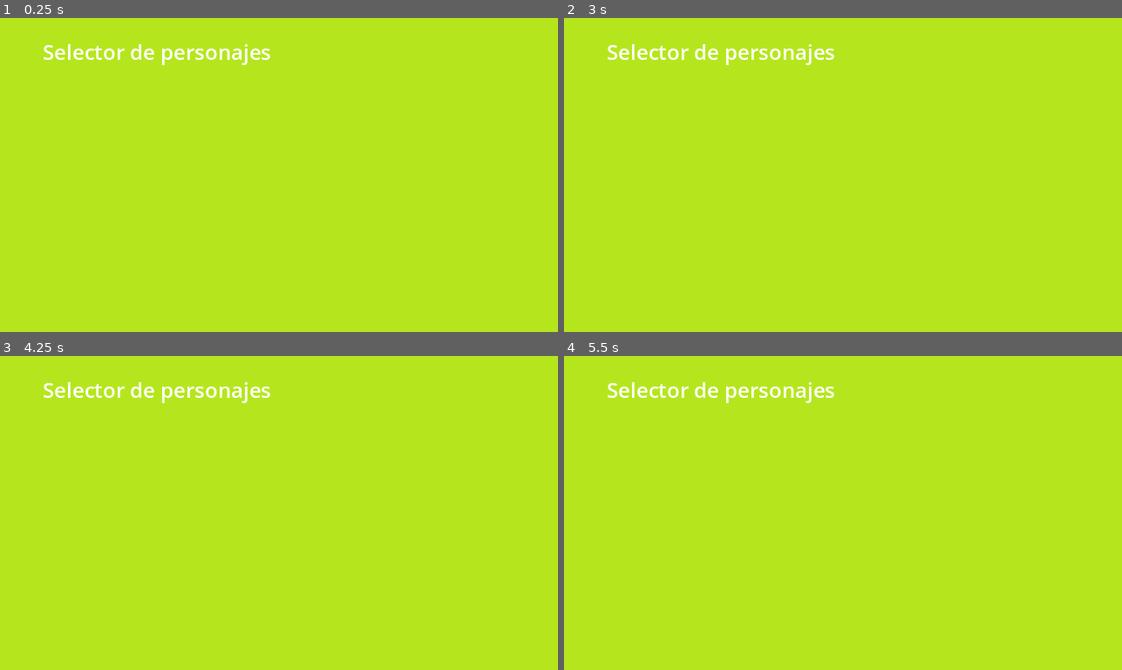
Above: before the commit, frames 1-4 (two rows, left to right).
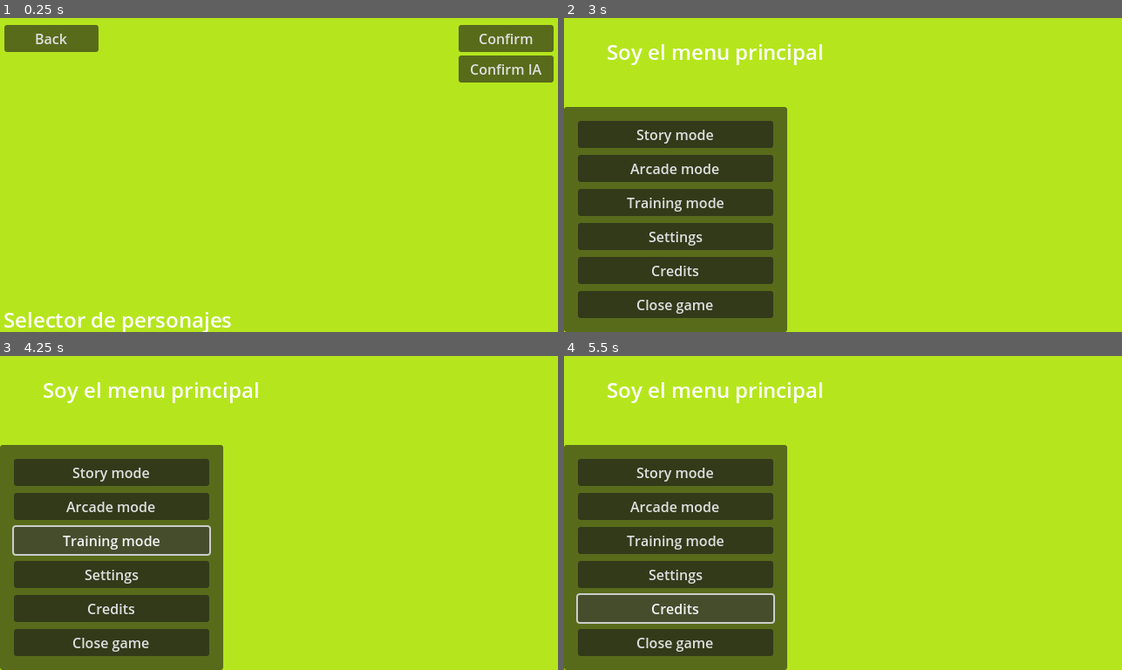
Above: after the commit, the same moments.

Repository: kevinesaa/edge-combat
Game: Godot game, scene res://character-selector/character_selector.tscn
Two runs of this game, one before a commit and one after it. Both use one fixed random seed, a clock stepped at 60 frames per second and the inputs below. This scene is started directly instead of the project's main scene.
Inputs (mouse positions are in pixels of both pictures, inside the frame that each line leads up to):
- Up to frame 1 (0.25 s): no input
- Up to frame 2 (3 s): click (614, 39) at 0.5 s, where only the run after the commit has a clickable "Back"; click (1071, 39) at 1.25 s, where only the run after the commit has a clickable "Confirm"; click (1071, 39) at 2 s, where only the run after the commit has a clickable "Confirm"; click (1071, 68) at 2.75 s, where only the run after the commit has a clickable "Confirm IA"
- Up to frame 3 (4.25 s): click (111, 541) at 3.5 s, where only the run after the commit has a clickable "Training mode"
- Up to frame 4 (5.5 s): click (675, 575) at 4.25 s, where only the run after the commit has a clickable "Settings"; click (675, 607) at 5 s, where only the run after the commit has a clickable "Credits"

The runs differ from the first frame. In frame 1, 5.9% of the frame differs, in the area x 0-100%, y 2-100%; in frame 2, 30%, in the area x 0-49%, y 8-100%; in frame 3, 30%; in frame 4, 30%.

Commit message:
feat: back to main menu from character selector

Diff:
--- /dev/null
+++ b/character-selector/CharacterSelector.gd
@@ -0,0 +1,30 @@
+extends Node2D
+
+const MAIN_MENU_SCENE_PATH:String = "res://main-menu/main_menu_scene.tscn"
+
+@onready var change_scene_controller_node:ChangeSceneController = $changeSceneController_Node
+
+func on_android_back_press_key_listener() -> void:
+	pass
+
+func on_back_press_click_listener() -> void:
+
+	if(!change_scene_controller_node.is_loading_next_scene):
+
+		change_scene_controller_node.path_to_next_scene = MAIN_MENU_SCENE_PATH
+		change_scene_controller_node.load_next_scene()
+		(change_scene_controller_node
+			.progressing_loading_scene_completed
+			.connect(
+				func():change_scene_controller_node.change_scene()
+			)
+		)
+
+func on_confirm_character_click_listener() -> void:
+	pass
+
+func on_confirm_ia_character_click_listener() -> void:
+	pass
+
+func _ready() -> void:
+	change_scene_controller_node.debug_loading = true
--- a/character-selector/character_selector.tscn
+++ b/character-selector/character_selector.tscn
@@ -1,8 +1,11 @@
-[gd_scene load_steps=2 format=3 uid="uid://dbes7ks78tifj"]
+[gd_scene load_steps=4 format=3 uid="uid://dbes7ks78tifj"]
 
 [ext_resource type="Texture2D" uid="uid://cg1om34eqscpe" path="res://_placeholders/main_menu_background.png" id="1_h33f0"]
+[ext_resource type="Script" uid="uid://cs7uod58crab5" path="res://character-selector/CharacterSelector.gd" id="1_mv477"]
+[ext_resource type="Script" uid="uid://qogeq311e7v2" path="res://_commons/scripts/ChangeSceneController.gd" id="3_tonqw"]
 
 [node name="CharacterSelector_node" type="Node2D"]
+script = ExtResource("1_mv477")
 
 [node name="Node" type="Node" parent="."]
 
@@ -11,10 +14,99 @@
 texture = ExtResource("1_h33f0")
 
 [node name="Label" type="Label" parent="Node"]
-offset_left = 49.0
-offset_top = 22.0
-offset_right = 215.0
-offset_bottom = 45.0
+offset_left = 4.0
+offset_top = 329.0
+offset_right = 266.0
+offset_bottom = 363.0
 theme_override_font_sizes/font_size = 24
 text = "Selector de personajes"
 metadata/_edit_use_anchors_ = true
+
+[node name="changeSceneController_Node" type="Node" parent="."]
+script = ExtResource("3_tonqw")
+
+[node name="CanvasLayer" type="CanvasLayer" parent="."]
+
+[node name="HBoxContainer" type="HBoxContainer" parent="CanvasLayer"]
+anchors_preset = 15
+anchor_right = 1.0
+anchor_bottom = 1.0
+grow_horizontal = 2
+grow_vertical = 2
+
+[node name="leftContainerControl" type="Control" parent="CanvasLayer/HBoxContainer"]
+layout_mode = 2
+size_flags_horizontal = 3
+size_flags_stretch_ratio = 0.3
+
+[node name="MarginContainer" type="MarginContainer" parent="CanvasLayer/HBoxContainer/leftContainerControl"]
+layout_mode = 1
+anchors_preset = 10
+anchor_right = 1.0
+offset_bottom = 8.0
+grow_horizontal = 2
+theme_override_constants/margin_left = 5
+theme_override_constants/margin_top = 8
+theme_override_constants/margin_right = 5
+
+[node name="VBoxContainer" type="VBoxContainer" parent="CanvasLayer/HBoxContainer/leftContainerControl/MarginContainer"]
+layout_mode = 2
+
+[node name="back_Button" type="Button" parent="CanvasLayer/HBoxContainer/leftContainerControl/MarginContainer/VBoxContainer"]
+layout_mode = 2
+text = "Back"
+
+[node name="VBoxContainer" type="VBoxContainer" parent="CanvasLayer/HBoxContainer"]
+layout_mode = 2
+size_flags_horizontal = 3
+
+[node name="topSeparatorControl" type="Control" parent="CanvasLayer/HBoxContainer/VBoxContainer"]
+layout_mode = 2
+size_flags_vertical = 3
+size_flags_stretch_ratio = 0.1
+
+[node name="MarginContainer" type="MarginContainer" parent="CanvasLayer/HBoxContainer/VBoxContainer"]
+layout_mode = 2
+size_flags_vertical = 3
+theme_override_constants/margin_left = 5
+theme_override_constants/margin_top = 5
+theme_override_constants/margin_right = 5
+theme_override_constants/margin_bottom = 5
+
+[node name="CenterContainer" type="CenterContainer" parent="CanvasLayer/HBoxContainer/VBoxContainer/MarginContainer"]
+layout_mode = 2
+
+[node name="bottomSeparatorControl" type="Control" parent="CanvasLayer/HBoxContainer/VBoxContainer"]
+layout_mode = 2
+size_flags_vertical = 3
+size_flags_stretch_ratio = 0.1
+
+[node name="rigthContainerControl" type="Control" parent="CanvasLayer/HBoxContainer"]
+layout_mode = 2
+size_flags_horizontal = 3
+size_flags_stretch_ratio = 0.3
+
+[node name="MarginContainer" type="MarginContainer" parent="CanvasLayer/HBoxContainer/rigthContainerControl"]
+layout_mode = 1
+anchors_preset = 10
+anchor_right = 1.0
+offset_bottom = 8.0
+grow_horizontal = 2
+theme_override_constants/margin_left = 5
+theme_override_constants/margin_top = 8
+theme_override_constants/margin_right = 5
+
+[node name="VBoxContainer" type="VBoxContainer" parent="CanvasLayer/HBoxContainer/rigthContainerControl/MarginContainer"]
+layout_mode = 2
+
+[node name="confirm_Button" type="Button" parent="CanvasLayer/HBoxContainer/rigthContainerControl/MarginContainer/VBoxContainer"]
+layout_mode = 2
+text = "Confirm"
+
+[node name="confirm_ia_Button" type="Button" parent="CanvasLayer/HBoxContainer/rigthContainerControl/MarginContainer/VBoxContainer"]
+layout_mode = 2
+text = "Confirm IA"
+
+[connection signal="pressed" from="CanvasLayer/HBoxContainer/leftContainerControl/MarginContainer/VBoxContainer/back_Button" to="." method="on_back_press_click_listener"]
+[connection signal="pressed" from="CanvasLayer/HBoxContainer/rigthContainerControl/MarginContainer/VBoxContainer/confirm_Button" to="." method="on_confirm_character_click_listener"]
+[connection signal="pressed" from="CanvasLayer/HBoxContainer/rigthContainerControl/MarginContainer/VBoxContainer/confirm_ia_Button" to="." method="on_confirm_ia_character_click_listener"]
--- a/main-menu/scripts/MainMenuController.gd
+++ b/main-menu/scripts/MainMenuController.gd
@@ -20,7 +20,7 @@
 			)
 		)
 
-func on_training_mode_click_listener()-> void:
+func on_training_mode_click_listener() -> void:
 
 	if(!change_scene_controller_node.is_loading_next_scene):
 
@@ -33,13 +33,13 @@
 			)
 		)
 
-func on_setting_click_listener()-> void:
+func on_setting_click_listener() -> void:
 	pass
 
-func on_credits_click_listener()-> void:
+func on_credits_click_listener() -> void:
 	pass
 
-func on_exit_click_listener()-> void:
+func on_exit_click_listener() -> void:
 	get_tree().quit()
 
 
Not shown, added: character-selector/CharacterSelector.gd.uid
